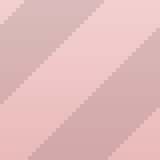
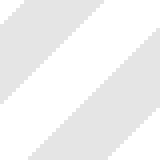
Comparing the layer stacks of the two (160, 160) images. Changes:
hid "Layer 4" over [0, 0, 160, 160]
hid "Layer 3" over [0, 0, 160, 160]
